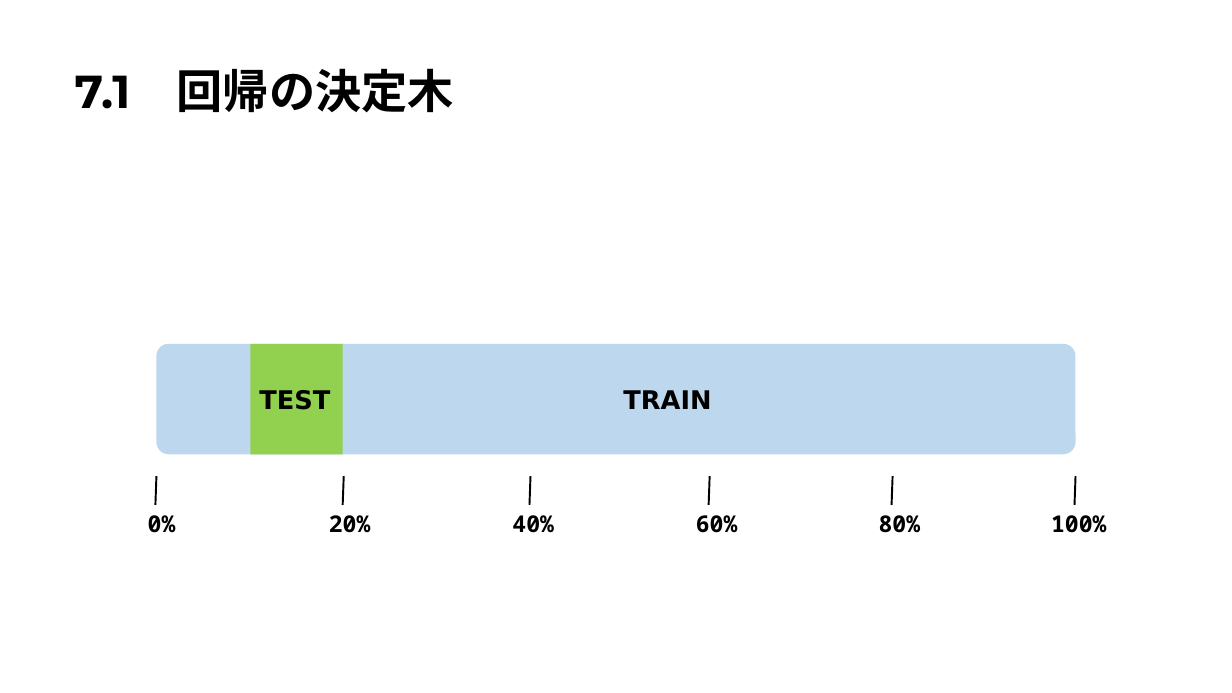
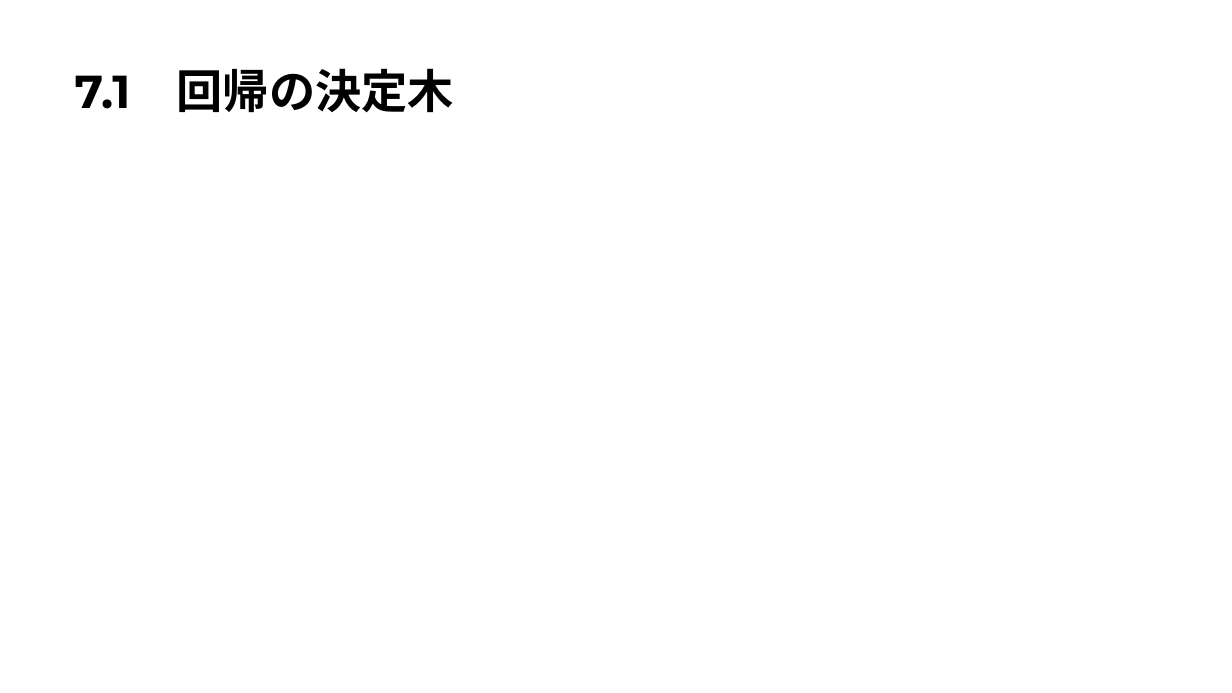
Before and after one commit to Harrry1206/-Graduation-research2, a slide deck: slide 14 of 第7章決定木.pptx (slide 9 before the commit). Drawn at 1232x693 pixels with LibreOffice and Linux fonts; fonts in the diff are those of the drawing. Boxes give left, top, right and bottom in pixels: in the first picture for what was removed or moved away, otherwise in the second. Text is boxed around its words. In the diff, an @@ line names an element or a change of style, - is before the commit and + after.

```diff
--- a/第7章決定木.pptx
+++ b/第7章決定木.pptx
@@ rectangle removed at <box>250,344,343,455</box> @@
@@ text removed at <box>259,390,330,410</box> @@
-TEST
@@ text removed at <box>623,390,711,409</box> @@
-TRAIN
@@ group removed at <box>148,344,1106,533</box>: 6 lines, 6 texts, 1 rounded rectangle @@
-0%
-20%
-40%
-60%
-80%
-100%
```
Also in this commit, not shown: 2 other slides changed, 5 slides added, 3 slides removed, 1 other file.
